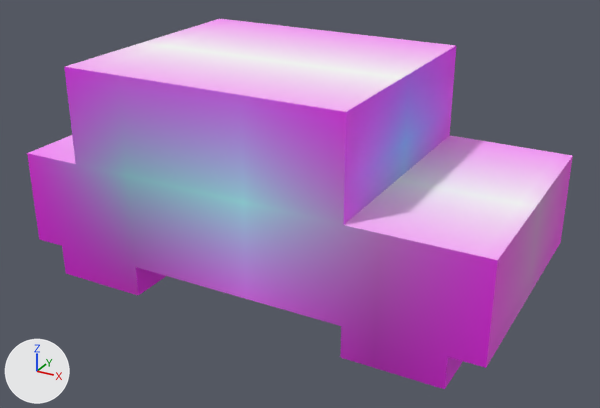
The FBX model Assets/prefabs/car.fbx: old version first, new version second.
The view is the same before and after, from a 50 mm lens placed at (11.79, -21.36, 13.0), pointed at (0.24, -0.37, 2.5). Every picture has the same lights, and +X, +Y and +Z are marked at lower left. Where no turn or scale is listed for an object, it has been applied to the vertices.
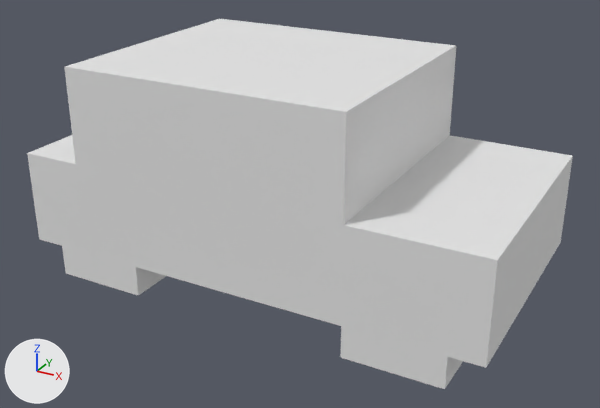
Pixel boxes (x1, y1, x2, y2) of what changed, in the pictures (600 x 408 px):
'Cube', recoloured: (27, 19, 573, 389) in both

The change, as a diff of the scene's bpy script:
```diff
--- a/Assets/prefabs/car.fbx.py
+++ b/Assets/prefabs/car.fbx.py
@@ mat_new @@
+mat_new = principled_material('new')
+mat_new.base_color = (0.8, 0.8, 0.8)  # white #e7e7e7
+mat_new.roughness = 0.69
@@ me_cube @@
 me_cube.from_pydata(...)  # 48 vertices, 35 faces; spans x -7.5..7.5, y -4.0..4.0, z 0.0..7.0
-me_cube.materials.append(mat_material)  # picture img_map_v1_png
+me_cube.materials.append(mat_new)  # white #e7e7e7
```
